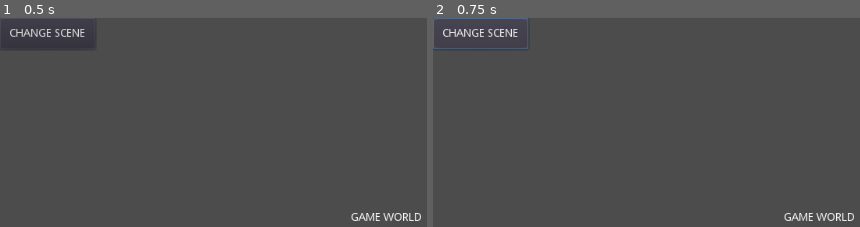
Above: before the commit, frames 1-2 (left to right).
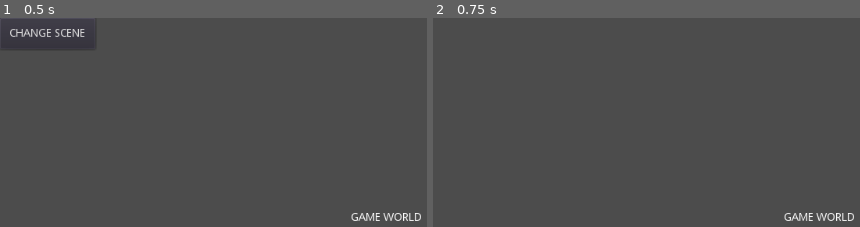
Above: after the commit, the same moments.

Repository: gabay147/RaccAttacc
Game: Godot game, scene res://MainScene.tscn
Two runs of this game, one before a commit and one after it. Both use one fixed random seed, a clock stepped at 60 frames per second and the inputs below.
Inputs:
- Up to frame 1 (0.5 s): no input
- Up to frame 2 (0.75 s): click "CHANGE SCENE" at 0.5 s

Frame 1 is identical in both runs. In frame 2, 0.6% of the frame differs, in the area x 0-23%, y 0-15%.

Commit message:
Button press now changes scene

Diff:
--- a/GUI.gd
+++ b/GUI.gd
@@ -1,16 +1,6 @@
 extends Control
 
 
-# Declare member variables here. Examples:
-# var a = 2
-# var b = "text"
 
-
-# Called when the node enters the scene tree for the first time.
-func _ready():
-	pass # Replace with function body.
-
-
-# Called every frame. 'delta' is the elapsed time since the previous frame.
-#func _process(delta):
-#	pass
+func _on_Button_pressed():
+	get_tree().change_scene("res://GameWorld.tscn")
--- a/GUI.tscn
+++ b/GUI.tscn
@@ -11,3 +11,5 @@
 margin_right = 122.0
 margin_bottom = 40.0
 text = "CHANGE SCENE"
+
+[connection signal="pressed" from="Button" to="." method="_on_Button_pressed"]
